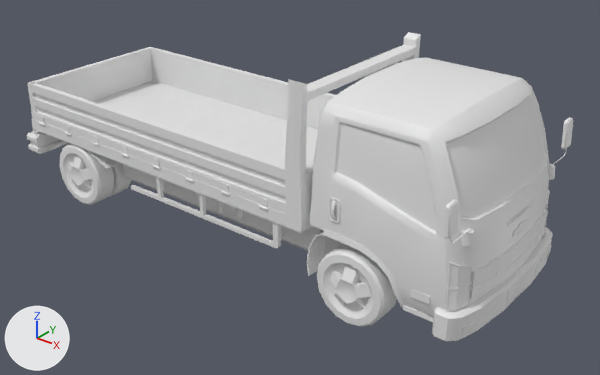
A saved change to the OBJ model assets/truck.obj.
Both versions are drawn from a camera (50 mm lens) standing at (2.16, -2.46, 1.78) and looking at (0.18, 0.02, 0.24). The lights are fixed; the arrows at lower left show +X, +Y and +Z. Where no turn or scale is listed for an object, it has been applied to the vertices. Vertices at the same position are counted once.

The older version as bpy lines, for what is in view:
```python
me_jumbo_car001_jumbo_car_0 = bpy.data.meshes.new('Jumbo-Car001_jumbo-car_0')
me_jumbo_car001_jumbo_car_0.from_pydata(...)  # 8586 vertices, 15902 faces; spans x -1.18..1.2, y -0.46..0.47, z 0.0..0.88
ob_jumbo_car001_jumbo_car_0 = bpy.data.objects.new('Jumbo-Car001_jumbo-car_0', me_jumbo_car001_jumbo_car_0)
ob_jumbo_car001_jumbo_car_0.location = (0.0, 0.0, 0.0)
```
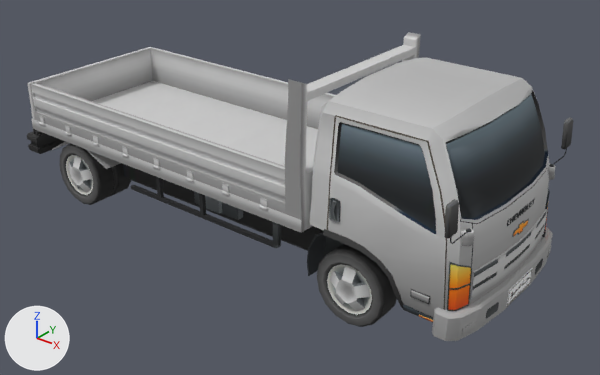
The newer file is also turned or shifted as a whole; pictures and numbers use the older file's frame.

Location of each change, (x1, y1, x2, y2) in pixels of the pictures (600 x 375 px; the box of a moved part takes in the faces that stretch with it):
part 1 of me_jumbo_car001_jumbo_car_0, moved or reshaped: before (267, 90, 553, 318); after (267, 89, 553, 319)
part 2 of me_jumbo_car001_jumbo_car_0, recoloured: (27, 32, 573, 341) in both

Diff of the bpy script that builds the scene:
```diff
--- a/assets/truck.obj.py
+++ b/assets/truck.obj.py
@@ img_truck_texture_jpg @@
+img_truck_texture_jpg = load_image('truck_texture.jpg', 'truck_texture.jpg', 1024, 1024, 'sRGB')
@@ mat_jumbo_car @@
+mat_jumbo_car = principled_material('jumbo_car')
+mat_jumbo_car.texture = img_truck_texture_jpg
+mat_jumbo_car.roughness = 0.893
@@ me_jumbo_car001_jumbo_car_0 @@
 # used by ob_jumbo_car001_jumbo_car_0; location = (0.0, 0.0, 0.0)
-me_jumbo_car001_jumbo_car_0.from_pydata(...)  # 8586 vertices, 15902 faces; spans x -1.18..1.2, y -0.46..0.47, z 0.0..0.88
+me_jumbo_car001_jumbo_car_0.from_pydata(...)  # 8587 vertices, 15902 faces; spans x -1.18..1.2, y -0.46..0.47, z 0.0..0.88
+# me_jumbo_car001_jumbo_car_0 part 1: 89 vertices moved within x 0.12..1.19, y -0.39..0.39, z 0.14..0.75; 11 vertices removed from x 0.65..1.18, y -0.37..0.38, z 0.18..0.78; 12 vertices added at x 0.53..1.18, y -0.33..0.37, z 0.17..0.79
+# me_jumbo_car001_jumbo_car_0 part 2: 12385 faces spanning x -1.18..1.2, y -0.46..0.47, z 0.0..0.88 switch from no material to mat_jumbo_car (picture img_truck_texture_jpg)
```
